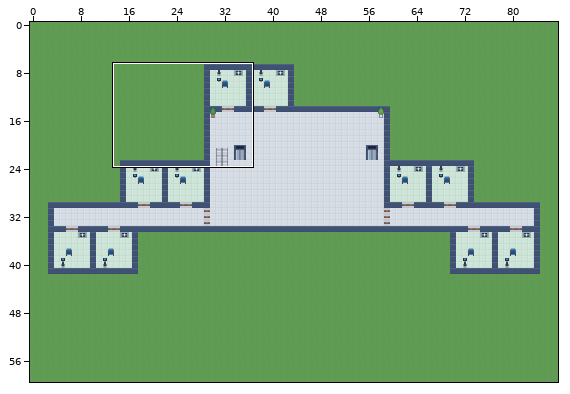
Tiled map (JSON) -- hospital2d/maps/floor1.tmj. The first picture is a wide view before the edit; the outline marks the close-up.
Close-up. Old version:
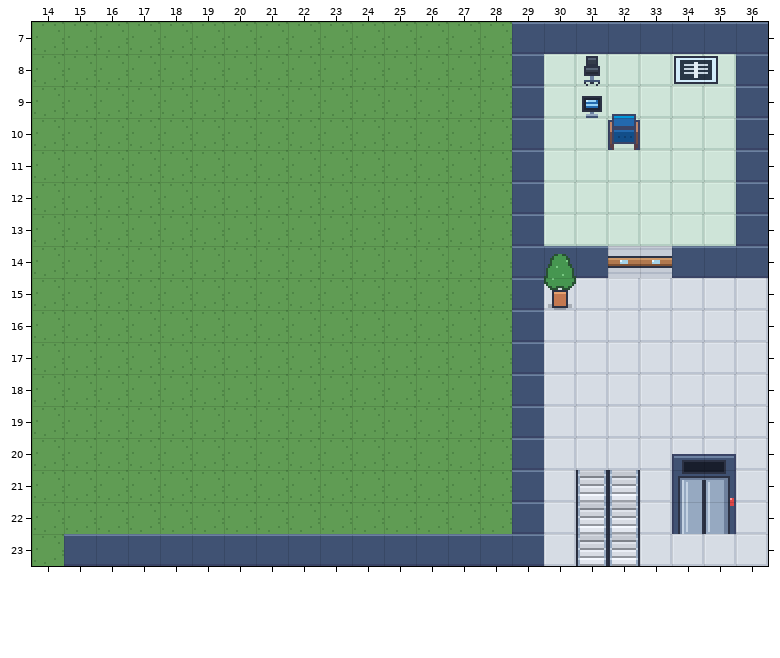
Cells are 16x16 px. Shown: x 14..36, y 7..23. The commit also changed other parts of the map, which this record leaves out.
After the commit:
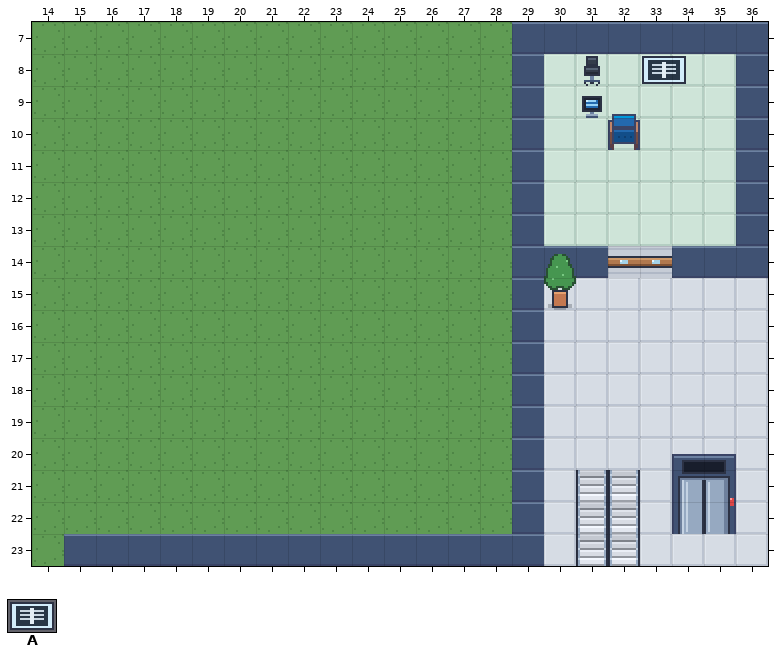
Key: from "hospital": A 60 "xray_viewer".
Objects are placed by their top-left corner, in cells (3,4 is the top-left corner of cell 3,4); size is 1x1 cell unless given.
Difference:
Layer "furniture":
Object A "xray_viewer" at 33,8 size 1.5x1 comes in from outside this view.
Object A "xray_viewer" at 34,8 size 1.5x1 is removed.
Changed places in both close-ups, as pixel boxes (x1, y1, x2, y2):
changed: (642, 56, 718, 84)
